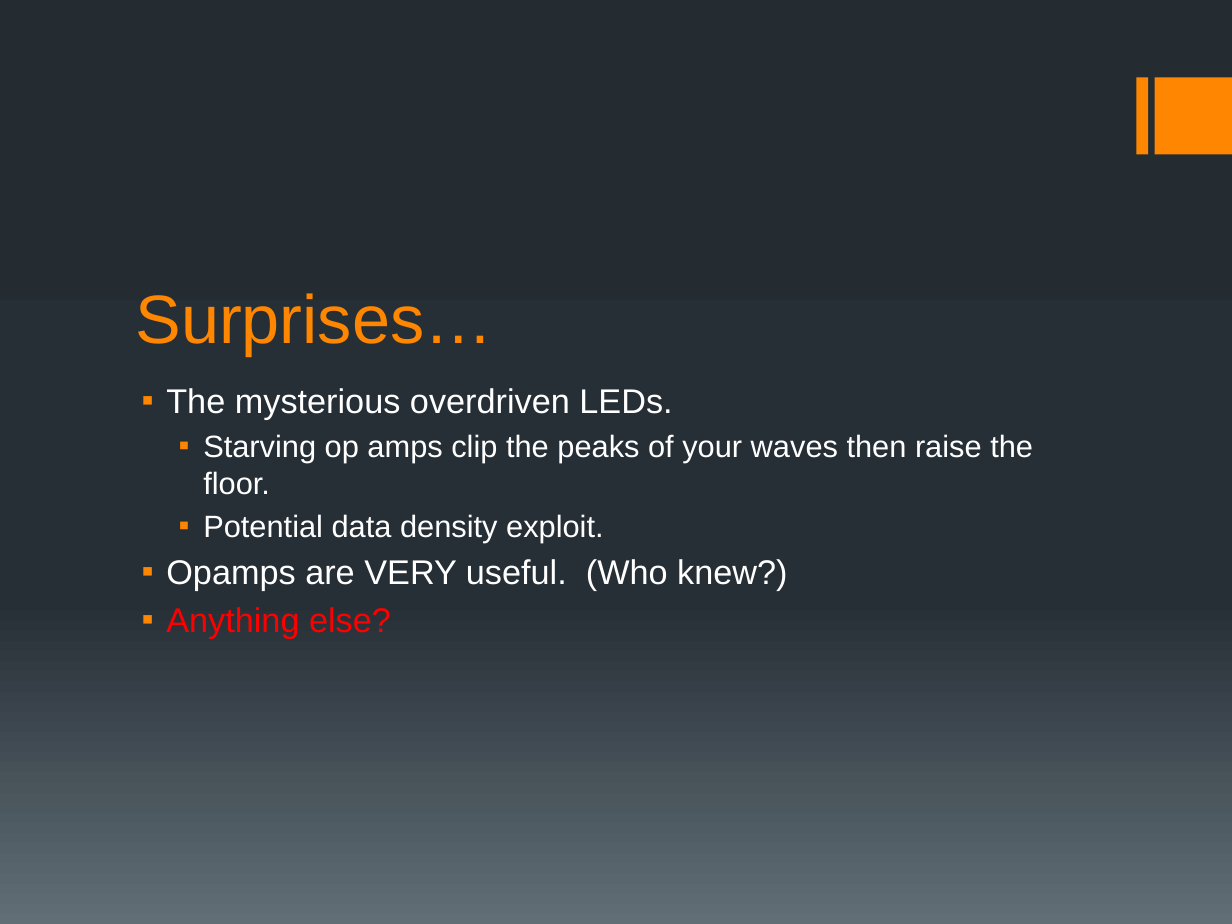
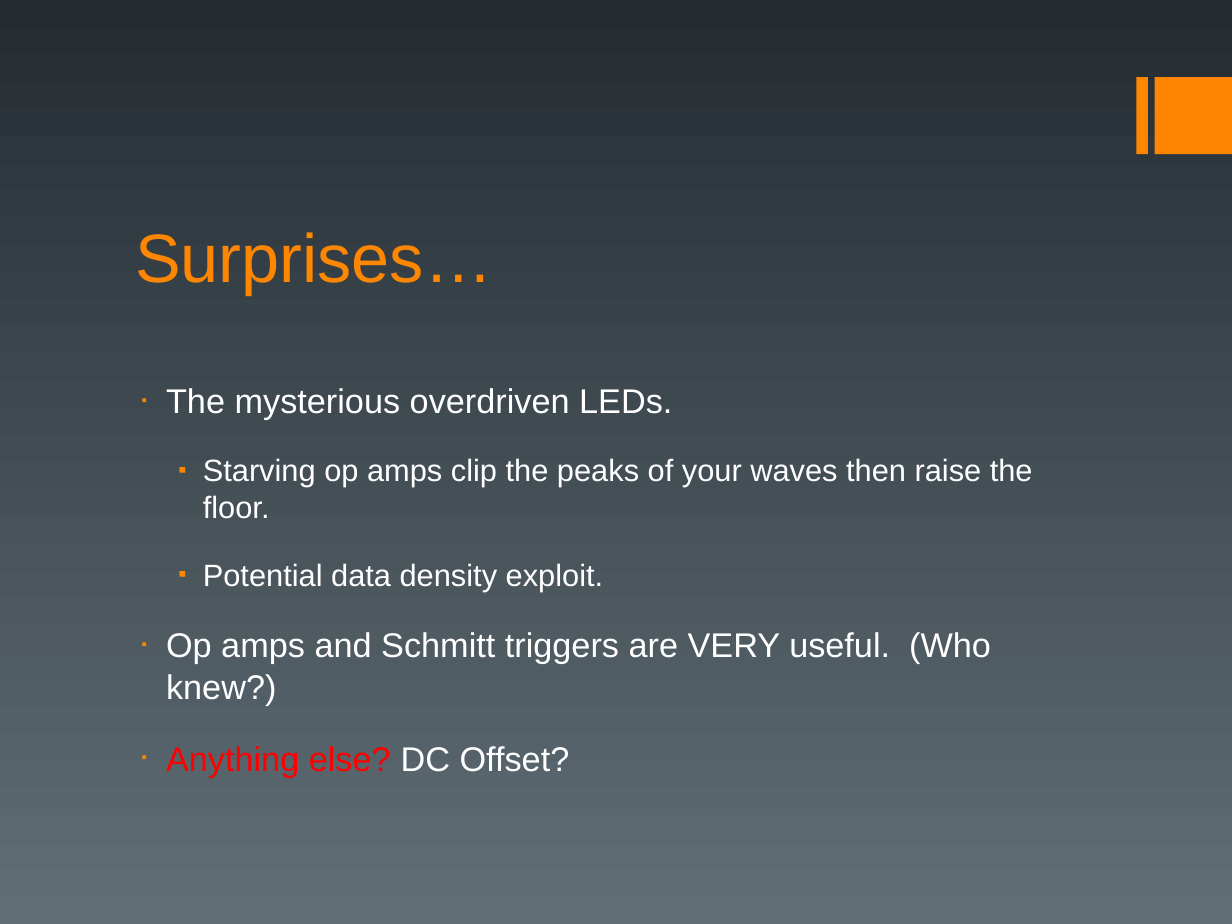
Before and after one commit to czod/HapticGlove, a slide deck: slide 12 of Docs/Final Project.pptx (slide 13 before the commit). Drawn at 1232x924 pixels with LibreOffice and Linux fonts; fonts in the diff are those of the drawing. Boxes give left, top, right and bottom in pixels: in the first picture for what was removed or moved away, otherwise in the second. Text is boxed around its words. In the diff, an @@ line names an element or a change of style, - is before the commit and + after.

```diff
--- a/Docs/Final Project.pptx
+++ b/Docs/Final Project.pptx
@@ background gradient #242C33 to #273037 to #636D76 to gradient #242C32 to #616E76 @@
@@ title "Surprises…" at (x1=135, y1=232, x2=492, y2=295): vertical alignment bottom to top @@
@@ text at (x1=166, y1=388, x2=1033, y2=591): more space between paragraphs @@
@@ text at (x1=166, y1=632, x2=991, y2=777): text changed @@
-▪ Opamps are VERY useful. (Who knew?)
-▪ Anything else?
+▪ Op amps and Schmitt triggers are VERY useful. (Who knew?)
+▪ Anything else? DC Offset?
```
Also in this commit, not shown: 10 other slides changed, 2 slides added, 3 slides removed, 1 other file.
